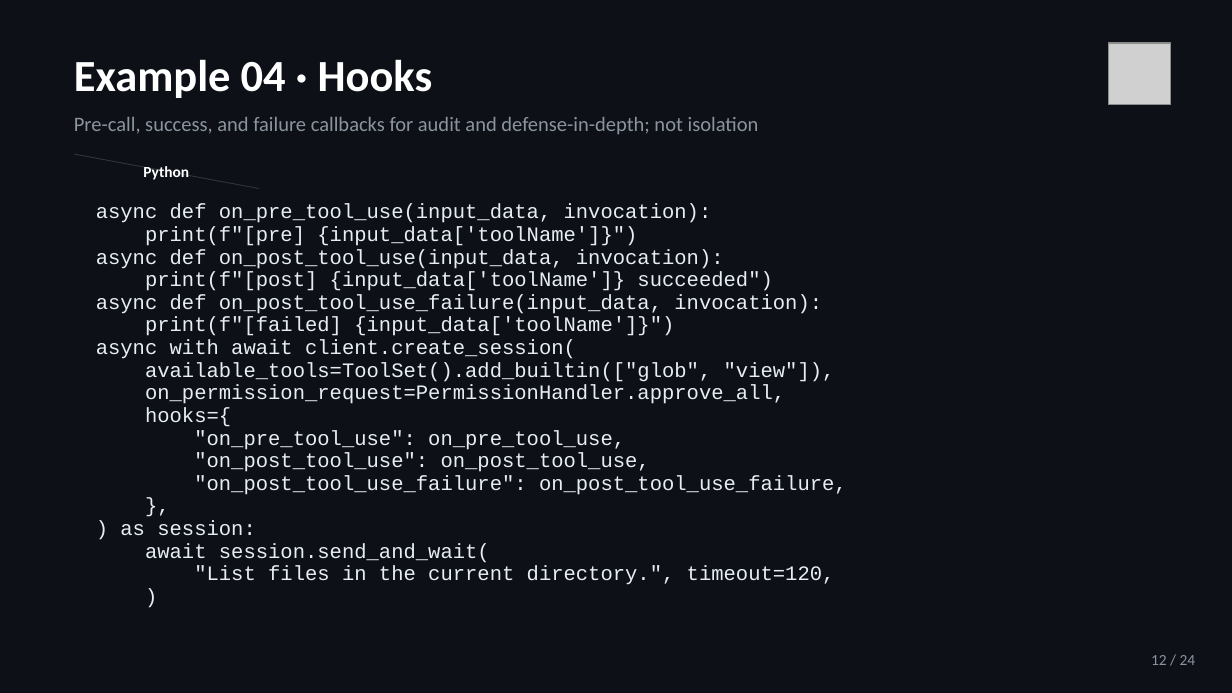
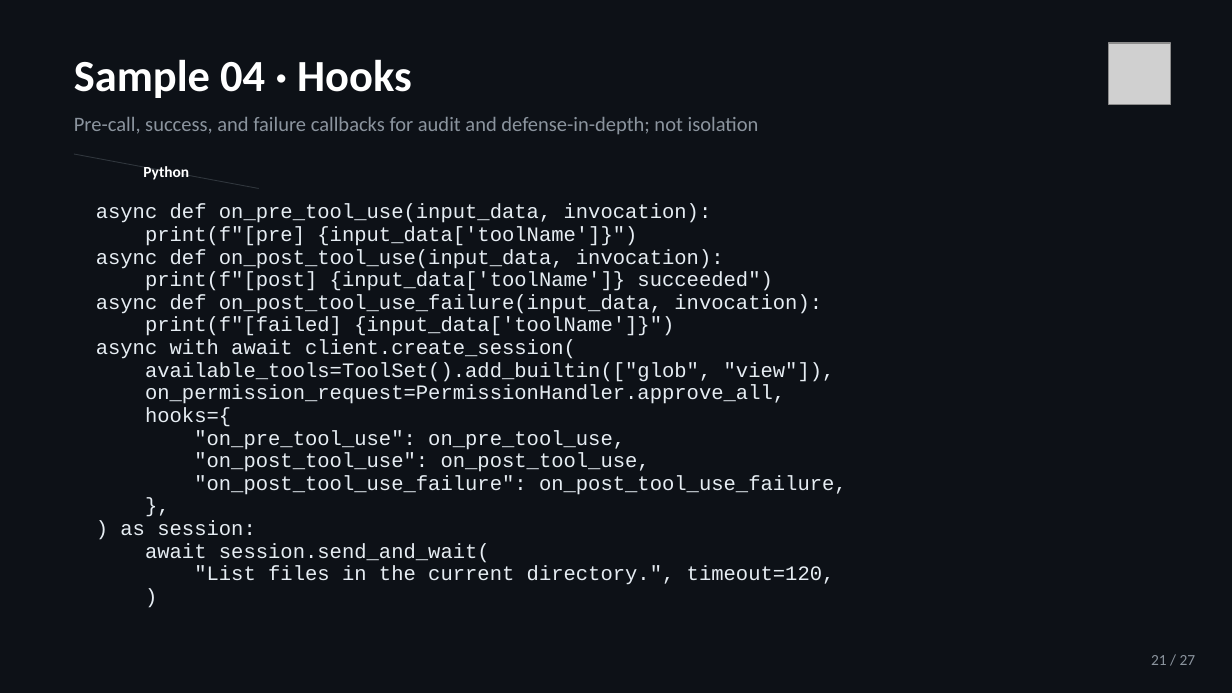
Before and after one commit to jeffrey-groneberg/ghcp_sdk, a slide deck: slide 21 of GitHub-Copilot-SDK.pptx (slide 12 before the commit). Drawn at 1232x693 pixels with LibreOffice and Linux fonts; fonts in the diff are those of the drawing; grey boxes stand for pictures. Boxes give left, top, right and bottom in pixels: in the first picture for what was removed or moved away, otherwise in the second. Text is boxed around its words. In the diff, an @@ line names an element or a change of style, - is before the commit and + after.

```diff
--- a/GitHub-Copilot-SDK.pptx
+++ b/GitHub-Copilot-SDK.pptx
@@ text at (74, 59, 412, 98): text changed @@
-Example 04 · Hooks
+Sample 04 · Hooks
@@ text at (1151, 655, 1196, 665): text changed @@
-12 / 24
+21 / 27
```
Also in this commit, not shown: 23 other slides changed, 3 slides added, 2 other files.
